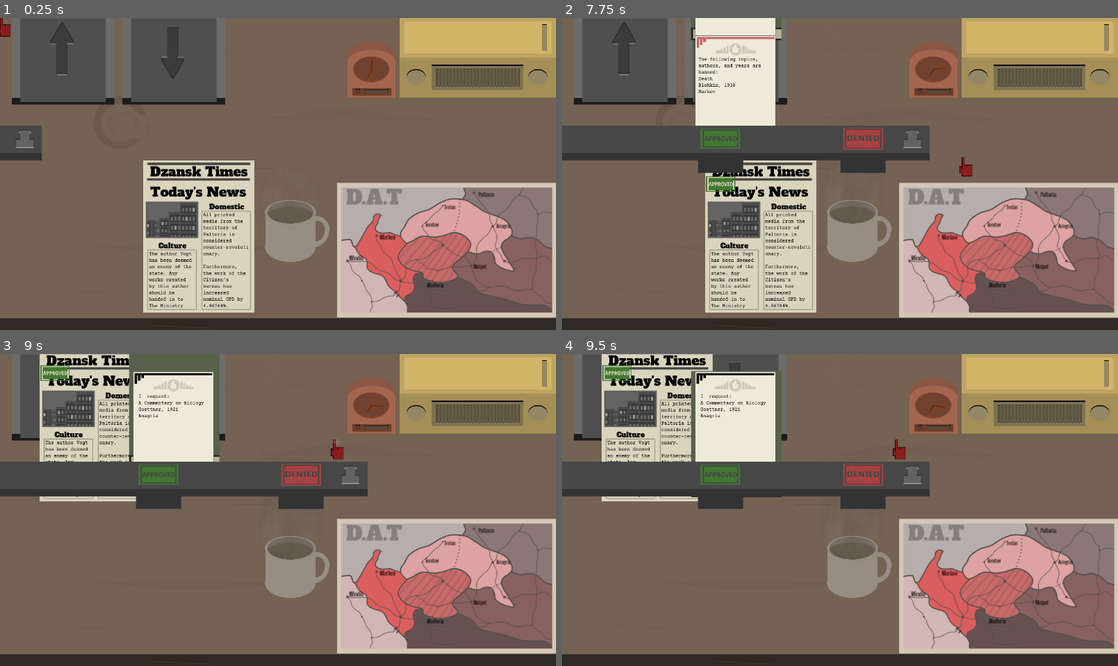
Above: before the commit, frames 1-4 (two rows, left to right).
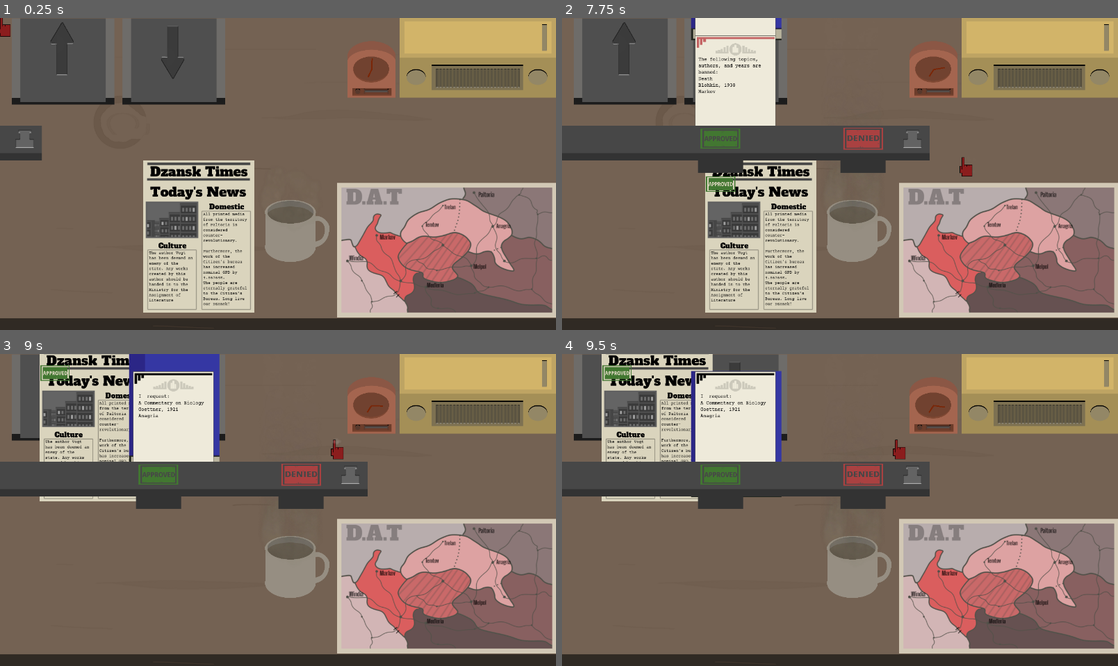
Above: after the commit, the same moments.

Repository: awindahl/gwj-27
Game: Godot game, scene res://TestBench.tscn
Two runs of this game, one before a commit and one after it. Both use one fixed random seed, a clock stepped at 60 frames per second and the inputs below.
Inputs (mouse positions are in pixels of both pictures, inside the frame that each line leads up to):
- Up to frame 1 (0.25 s): no input
- Up to frame 2 (7.75 s): click (1101, 77) at 0.5 s; click (979, 77) at 1.25 s; click (578, 139) at 2 s; click (1101, 77) at 2.75 s; click (979, 77) at 3.5 s; click (723, 139) at 4.27 s; click (1101, 77) at 5 s; click (979, 77) at 5.75 s; click (723, 139) at 6.52 s; tap Enter (ui_accept) at 7.25, 7.52 s; move the mouse to (962, 158) at 7.27 s; click (962, 158) at 7.35 s
- Up to frame 3 (9 s): drag from (166, 525) to (61, 378) at 8.02 s; move the mouse to (333, 441) at 8.77 s; click (333, 441) at 8.85 s
- Up to frame 4 (9.5 s): no input

The runs differ from the first frame. In frame 1, 1.4% of the frame differs, in the area x 26-45%, y 62-94%; in frame 2, 1.4%; in frame 3, 2.1%, in the area x 8-40%, y 0-46%; in frame 4, 1.2%.

Commit message:
added day stats

Diff:
--- a/OfficeTools/Book1.tscn
+++ b/OfficeTools/Book1.tscn
@@ -1,7 +1,6 @@
-[gd_scene load_steps=11 format=2]
+[gd_scene load_steps=10 format=2]
 
 [ext_resource path="res://Scripts/Book1.gd" type="Script" id=1]
-[ext_resource path="res://Assets/BookSmall.png" type="Texture" id=2]
 [ext_resource path="res://Assets/CourierPrime-Regular.ttf" type="DynamicFontData" id=3]
 [ext_resource path="res://Assets/pocket.png" type="Texture" id=4]
 
@@ -30,6 +29,7 @@
 }
 
 [node name="CollisionShape2D" type="CollisionShape2D" parent="."]
+visible = false
 position = Vector2( 2, 153 )
 shape = SubResource( 1 )
 disabled = true
@@ -41,7 +41,6 @@
 margin_bottom = 310.0
 rect_clip_content = true
 mouse_filter = 2
-texture = ExtResource( 2 )
 stretch_mode = 4
 __meta__ = {
 "_edit_use_anchors_": false
@@ -98,6 +97,7 @@
 collision_mask = 262144
 
 [node name="CollisionShape2D2" type="CollisionShape2D" parent="Sprite/Stamps/Pocket/TextureRect/Area2D"]
+visible = false
 shape = SubResource( 3 )
 
 [node name="SendOut" type="Area2D" parent="."]
--- a/Scripts/Book1.gd
+++ b/Scripts/Book1.gd
@@ -1,17 +1,36 @@
 extends Area2D
 
-var closed_sprite = preload("res://Assets/BookSmall.png")
+var closed_sprite
+var closed_sprite1 = preload("res://Assets/BookSmall.png")
+var closed_sprite2 = preload("res://Assets/BookSmallRed.png")
+var closed_sprite3 = preload("res://Assets/BookSmallBlue.png")
+
 var open_sprite = preload("res://Assets/OpenBookSmall.png")
 var status = -1
 var approved = ""
 var closed_pos = Vector2()
 var going_out = false
 var attributes = []
+var ordered_num
+var correct_request = false
 
 func _ready():
+	randomize()
+
 	for string in attributes:
 		$Sprite/Inside.text += string
 
+	var rand_num = randi()%3+1
+
+	match rand_num:
+		1:
+			closed_sprite = closed_sprite1
+		2:
+			closed_sprite = closed_sprite2
+		3:
+			closed_sprite = closed_sprite3
+
+	$Sprite.texture = closed_sprite
 
 func _input(event):
 	if event is InputEventMouseMotion:
@@ -39,6 +58,9 @@
 					area.get_parent().position = Vector2(3, -9)
 					area.get_parent().show_behind_parent = true
 					approved = area.get_parent().attributes[0]
+
+					if area.get_parent().ordered_num == ordered_num:
+						correct_request = true
 
 func _on_Button_button_up():
 	if closed_pos == position and status == -1 and get_parent().get_parent().selected == self:
--- a/Scripts/Clock.gd
+++ b/Scripts/Clock.gd
@@ -2,6 +2,5 @@
 
 
 func _process(delta):
-	print(get_parent().rules)
 	$ShortHand.rotation += 0.0055/20
 	$LongHand.rotation += 0.06/20
--- a/Scripts/InTray.gd
+++ b/Scripts/InTray.gd
@@ -6,6 +6,8 @@
 var book = preload("res://OfficeTools/Book1.tscn")
 var request = preload ("res://OfficeTools/Paper1.tscn")
 var random_request
+
+var num_request = 0
 
 var first_book_title_fact = [
 	"The Fundamentals of",
@@ -212,6 +214,9 @@
 	random_request = _randomize_request()
 	var new_book = book.instance()
 	var new_request = request.instance()
+	num_request += 1
+	new_book.ordered_num = num_request
+	new_request.ordered_num = num_request
 	new_request.info = random_request
 	new_book.attributes = random_request
 	get_parent().get_node("Papers, Please/YSort").add_child(new_book)
--- a/Scripts/NewsPaper.gd
+++ b/Scripts/NewsPaper.gd
@@ -45,7 +45,7 @@
 var bread1_2 = " has been deemed an enemy of the state. Any works created by this author should be handed in to The Ministry for the Assignment of Literature"
 
 var bread2_1 = "All printed media from the territory of "
-var bread2_2 = " is considered counter-revolutionary."
+var bread2_2 = " is considered counter- revolutionary."
 var bread2_3 = "Furthermore, the work of the Citizen's bureau has increased nominal GPD by "
 
 func _ready():
@@ -77,7 +77,7 @@
 	get_parent().get_parent().get_parent().rules += rules
 
 	$Sprite/Bread1.text = bread1_1 + rand_name + bread1_2
-	$Sprite/Bread2.text = bread2_1 + rand_reg + bread2_2 + "\n \n" + bread2_3 + var2str(rand_per) + "%."
+	$Sprite/Bread2.text = bread2_1 + rand_reg + bread2_2 + "\n \n" + bread2_3 + var2str(rand_per) + "%." + "\nThe people are eternally grateful to the Citizen's Bureau. Long live our Dzansk!"
 
 func _input(event):
 	if event is InputEventMouseMotion:
--- a/Scripts/Paper.gd
+++ b/Scripts/Paper.gd
@@ -4,6 +4,7 @@
 var info = []
 var going_out = false
 var in_book = false
+var ordered_num
 
 func _ready():
 	for string in info:
--- a/Scripts/Radio.gd
+++ b/Scripts/Radio.gd
@@ -2,8 +2,10 @@
 
 
 func _on_RightButton_pressed():
-	pass # Replace with function body.
+	if get_parent().get_node("Papers, Please").selected == null:
+		print("ABOGA")
 
 
 func _on_LeftButton_pressed():
-	pass # Replace with function body.
+	if get_parent().get_node("Papers, Please").selected == null:
+		print("ABOGA")
--- a/Scripts/TestBench.gd
+++ b/Scripts/TestBench.gd
@@ -14,30 +14,34 @@
 
 func _rule_parse(object):
 
-	if object.approved == "Approved":
+	if object.correct_request:
 
-		for rule in rules:
-			for attr in object.attributes:
-				if attr == rule:
-					#score -= 1
-					print("You fucked up")
-					did_good = false
-					break
+		if object.approved == "Approved":
 
-		if did_good:
-			print ("you did good")
+			for rule in rules:
+				for attr in object.attributes:
+					if attr == rule:
+						#score -= 1
+						print("You fucked up")
+						did_good = false
+						break
 
-	elif object.approved == "Denied":
+			if did_good:
+				print ("you did good")
 
-		for rule in rules:
-			for attr in object.attributes:
-				if attr == rule:
-					#score += 1
-					print("You did good")
-					did_bad = false
-					break
-		if did_bad:
-			print("you did bad")
+		elif object.approved == "Denied":
+
+			for rule in rules:
+				for attr in object.attributes:
+					if attr == rule:
+						#score += 1
+						print("You did good")
+						did_bad = false
+						break
+			if did_bad:
+				print("you did bad")
+	else:
+		print("wrong request")
 
 func _on_RewardTimer_timeout():
 	var new_slip = good_slip.instance()
@@ -57,4 +61,5 @@
 
 func _on_DayTime_timeout():
 	get_tree().paused = true
+	$AnimationPlayer.play("Fade to Black")
 	day += 1
--- a/TestBench.tscn
+++ b/TestBench.tscn
@@ -34,26 +34,177 @@
 extents = Vector2( 268.971, 164.784 )
 
 [sub_resource type="DynamicFont" id=5]
-size = 12
+size = 10
 font_data = ExtResource( 21 )
 
-[sub_resource type="DynamicFont" id=10]
+[sub_resource type="DynamicFont" id=6]
 size = 32
 font_data = ExtResource( 22 )
 
-[sub_resource type="DynamicFont" id=9]
+[sub_resource type="DynamicFont" id=7]
 size = 17
 font_data = ExtResource( 22 )
 
-[sub_resource type="DynamicFont" id=11]
+[sub_resource type="DynamicFont" id=8]
 size = 32
 font_data = ExtResource( 22 )
 
-[sub_resource type="RectangleShape2D" id=7]
+[sub_resource type="RectangleShape2D" id=9]
 extents = Vector2( 135.684, 187.715 )
 
-[sub_resource type="RectangleShape2D" id=8]
+[sub_resource type="RectangleShape2D" id=10]
 extents = Vector2( 685.044, 387.163 )
+
+[sub_resource type="DynamicFont" id=12]
+size = 32
+font_data = ExtResource( 22 )
+
+[sub_resource type="DynamicFont" id=13]
+outline_size = 1
+outline_color = Color( 0, 0, 0, 1 )
+font_data = ExtResource( 22 )
+
+[sub_resource type="DynamicFont" id=14]
+size = 32
+outline_size = 1
+outline_color = Color( 0, 0, 0, 1 )
+font_data = ExtResource( 22 )
+
+[sub_resource type="Animation" id=11]
+resource_name = "Fade to Black"
+length = 1.5
+tracks/0/type = "value"
+tracks/0/path = NodePath("VictoryScreen/ColorRect:modulate")
+tracks/0/interp = 1
+tracks/0/loop_wrap = true
+tracks/0/imported = false
+tracks/0/enabled = true
+tracks/0/keys = {
+"times": PoolRealArray( 0, 1 ),
+"transitions": PoolRealArray( 1, 1 ),
+"update": 0,
+"values": [ Color( 1, 1, 1, 0 ), Color( 1, 1, 1, 0.890196 ) ]
+}
+tracks/1/type = "value"
+tracks/1/path = NodePath("VictoryScreen/Header:visible")
+tracks/1/interp = 1
+tracks/1/loop_wrap = true
+tracks/1/imported = false
+tracks/1/enabled = true
+tracks/1/keys = {
+"times": PoolRealArray( 0, 1.1 ),
+"transitions": PoolRealArray( 1, 1 ),
+"update": 1,
+"values": [ false, true ]
+}
+tracks/2/type = "value"
+tracks/2/path = NodePath("VictoryScreen/Total:visible")
+tracks/2/interp = 1
+tracks/2/loop_wrap = true
+tracks/2/imported = false
+tracks/2/enabled = true
+tracks/2/keys = {
+"times": PoolRealArray( 0, 1.2 ),
+"transitions": PoolRealArray( 1, 1 ),
+"update": 1,
+"values": [ false, true ]
+}
+tracks/3/type = "value"
+tracks/3/path = NodePath("VictoryScreen/Fails:visible")
+tracks/3/interp = 1
+tracks/3/loop_wrap = true
+tracks/3/imported = false
+tracks/3/enabled = true
+tracks/3/keys = {
+"times": PoolRealArray( 0, 1.2 ),
+"transitions": PoolRealArray( 1, 1 ),
+"update": 1,
+"values": [ false, true ]
+}
+tracks/4/type = "value"
+tracks/4/path = NodePath("VictoryScreen/Success:visible")
+tracks/4/interp = 1
+tracks/4/loop_wrap = true
+tracks/4/imported = false
+tracks/4/enabled = true
+tracks/4/keys = {
+"times": PoolRealArray( 0, 1.2 ),
+"transitions": PoolRealArray( 1, 1 ),
+"update": 1,
+"values": [ false, true ]
+}
+tracks/5/type = "value"
+tracks/5/path = NodePath("VictoryScreen/Rank:visible")
+tracks/5/interp = 1
+tracks/5/loop_wrap = true
+tracks/5/imported = false
+tracks/5/enabled = true
+tracks/5/keys = {
+"times": PoolRealArray( 0, 1.2 ),
+"transitions": PoolRealArray( 1, 1 ),
+"update": 1,
+"values": [ false, true ]
+}
+tracks/6/type = "value"
+tracks/6/path = NodePath("VictoryScreen/RankNum:visible")
+tracks/6/interp = 1
+tracks/6/loop_wrap = true
+tracks/6/imported = false
+tracks/6/enabled = true
+tracks/6/keys = {
+"times": PoolRealArray( 0, 1.5 ),
+"transitions": PoolRealArray( 1, 1 ),
+"update": 1,
+"values": [ false, true ]
+}
+tracks/7/type = "value"
+tracks/7/path = NodePath("VictoryScreen/SuccessNum:visible")
+tracks/7/interp = 1
+tracks/7/loop_wrap = true
+tracks/7/imported = false
+tracks/7/enabled = true
+tracks/7/keys = {
+"times": PoolRealArray( 0, 1.5 ),
+"transitions": PoolRealArray( 1, 1 ),
+"update": 1,
+"values": [ false, true ]
+}
+tracks/8/type = "value"
+tracks/8/path = NodePath("VictoryScreen/FailNum:visible")
+tracks/8/interp = 1
+tracks/8/loop_wrap = true
+tracks/8/imported = false
+tracks/8/enabled = true
+tracks/8/keys = {
+"times": PoolRealArray( 0, 1.5 ),
+"transitions": PoolRealArray( 1, 1 ),
+"update": 1,
+"values": [ false, true ]
+}
+tracks/9/type = "value"
+tracks/9/path = NodePath("VictoryScreen/TotalNum:visible")
+tracks/9/interp = 1
+tracks/9/loop_wrap = true
+tracks/9/imported = false
+tracks/9/enabled = true
+tracks/9/keys = {
+"times": PoolRealArray( 0, 1.5 ),
+"transitions": PoolRealArray( 1, 1 ),
+"update": 1,
+"values": [ false, true ]
+}
+tracks/10/type = "value"
+tracks/10/path = NodePath("VictoryScreen/Button:visible")
+tracks/10/interp = 1
+tracks/10/loop_wrap = true
+tracks/10/imported = false
+tracks/10/enabled = true
+tracks/10/keys = {
+"times": PoolRealArray( 0, 1.5 ),
+"transitions": PoolRealArray( 1, 1 ),
+"update": 1,
+"values": [ false, true ]
+}
 
 [node name="TestBench" type="Node2D"]
 pause_mode = 1
@@ -229,9 +380,9 @@
 
 [node name="Bread1" type="RichTextLabel" parent="Papers, Please/YSort/NewsPaper/Sprite"]
 margin_left = 14.0
-margin_top = 223.0
+margin_top = 222.0
 margin_right = 128.0
-margin_bottom = 366.0
+margin_bottom = 365.0
 custom_fonts/normal_font = SubResource( 5 )
 custom_colors/default_color = Color( 0, 0, 0, 1 )
 scroll_active = false
@@ -256,7 +407,7 @@
 margin_top = 5.0
 margin_right = 270.0
 margin_bottom = 42.0
-custom_fonts/normal_font = SubResource( 10 )
+custom_fonts/normal_font = SubResource( 6 )
 custom_colors/default_color = Color( 0, 0, 0, 1 )
 text = "Dzansk Times"
 scroll_active = false
@@ -295,7 +446,7 @@
 margin_top = 55.0
 margin_right = 256.0
 margin_bottom = 100.0
-custom_fonts/normal_font = SubResource( 11 )
+custom_fonts/normal_font = SubResource( 8 )
 custom_colors/default_color = Color( 0, 0, 0, 1 )
 text = "Today's News"
 scroll_active = false
@@ -343,25 +494,9 @@
 wait_time = 3.0
 one_shot = true
 
-[node name="Mouse" type="Node2D" parent="."]
-pause_mode = 2
-z_index = 1000
-script = ExtResource( 15 )
-
-[node name="Sprite" type="Sprite" parent="Mouse"]
-position = Vector2( 2, 2 )
-scale = Vector2( 0.2, 0.2 )
-texture = ExtResource( 10 )
-offset = Vector2( 35.158, 90.747 )
-
-[node name="DayTime" type="Timer" parent="."]
-wait_time = 351.0
-one_shot = true
-autostart = true
-
-[node name="CanvasLayer" type="CanvasLayer" parent="."]
-
-[node name="ColorRect" type="ColorRect" parent="CanvasLayer"]
+[node name="VictoryScreen" type="CanvasLayer" parent="."]
+
+[node name="ColorRect" type="ColorRect" parent="VictoryScreen"]
 modulate = Color( 1, 1, 1, 0 )
 margin_right = 1366.0
 margin_bottom = 768.0
@@ -371,6 +506,180 @@
 "_edit_lock_": true,
 "_edit_use_anchors_": false
 }
+
+[node name="Header" type="Label" parent="VictoryScreen"]
+visible = false
+anchor_top = 0.5
+anchor_right = 1.0
+anchor_bottom = 0.5
+margin_top = -238.5
+margin_bottom = -193.5
+custom_fonts/font = SubResource( 12 )
+text = "Good work Comrade."
+align = 1
+__meta__ = {
+"_edit_use_anchors_": false
+}
+
+[node name="Total" type="Label" parent="VictoryScreen"]
+visible = false
+anchor_top = 0.5
+anchor_right = 1.0
+anchor_bottom = 0.5
+margin_left = 434.0
+margin_top = -120.0
+margin_right = -700.0
+margin_bottom = -97.0
+custom_fonts/font = SubResource( 13 )
+text = "Number of Requests Filed: "
+align = 1
+__meta__ = {
+"_edit_use_anchors_": false
+}
+
+[node name="TotalNum" type="Label" parent="VictoryScreen"]
+visible = false
+anchor_top = 0.5
+anchor_right = 1.0
+anchor_bottom = 0.5
+margin_left = 882.0
+margin_top = -120.0
+margin_right = -252.0
+margin_bottom = -97.0
+custom_fonts/font = SubResource( 13 )
+text = "0"
+__meta__ = {
+"_edit_use_anchors_": false
+}
+
+[node name="FailNum" type="Label" parent="VictoryScreen"]
+visible = false
+anchor_top = 0.5
+anchor_right = 1.0
+anchor_bottom = 0.5
+margin_left = 882.0
+margin_top = -96.0
+margin_right = -252.0
+margin_bottom = -73.0
+custom_fonts/font = SubResource( 13 )
+text = "0"
+__meta__ = {
+"_edit_use_anchors_": false
+}
+
+[node name="SuccessNum" type="Label" parent="VictoryScreen"]
+visible = false
+anchor_top = 0.5
+anchor_right = 1.0
+anchor_bottom = 0.5
+margin_left = 882.0
+margin_top = -72.0
+margin_right = -252.0
+margin_bottom = -49.0
+custom_fonts/font = SubResource( 13 )
+text = "0"
+__meta__ = {
+"_edit_use_anchors_": false
+}
+
+[node name="RankNum" type="Label" parent="VictoryScreen"]
+visible = false
+anchor_top = 0.5
+anchor_right = 1.0
+anchor_bottom = 0.5
+margin_left = 882.0
+margin_top = -7.0
+margin_right = -252.0
+margin_bottom = 16.0
+custom_fonts/font = SubResource( 13 )
+text = "0"
+__meta__ = {
+"_edit_use_anchors_": false
+}
+
+[node name="Fails" type="Label" parent="VictoryScreen"]
+visible = false
+anchor_top = 0.5
+anchor_right = 1.0
+anchor_bottom = 0.5
+margin_left = 434.0
+margin_top = -96.0
+margin_right = -690.0
+margin_bottom = -73.0
+custom_fonts/font = SubResource( 13 )
+text = "Number of Failed Requests: "
+align = 1
+__meta__ = {
+"_edit_use_anchors_": false
+}
+
+[node name="Success" type="Label" parent="VictoryScreen"]
+visible = false
+anchor_top = 0.5
+anchor_right = 1.0
+anchor_bottom = 0.5
+margin_left = 434.0
+margin_top = -72.0
+margin_right = -654.0
+margin_bottom = -49.0
+custom_fonts/font = SubResource( 13 )
+text = "Number of Successful Requests: "
+align = 1
+__meta__ = {
+"_edit_use_anchors_": false
+}
+
+[node name="Rank" type="Label" parent="VictoryScreen"]
+visible = false
+anchor_top = 0.5
+anchor_right = 1.0
+anchor_bottom = 0.5
+margin_left = 434.0
+margin_top = -7.0
+margin_right = -727.0
+margin_bottom = 16.0
+custom_fonts/font = SubResource( 13 )
+text = "Current Party Ranking: "
+align = 1
+__meta__ = {
+"_edit_use_anchors_": false
+}
+
+[node name="Button" type="Button" parent="VictoryScreen"]
+visible = false
+anchor_left = 0.5
+anchor_top = 0.5
+anchor_right = 0.5
+anchor_bottom = 0.5
+margin_left = -101.0
+margin_top = 78.0
+margin_right = 145.0
+margin_bottom = 144.0
+custom_fonts/font = SubResource( 14 )
+text = "Walk Home"
+__meta__ = {
+"_edit_use_anchors_": false
+}
+
+[node name="Mouse" type="Node2D" parent="VictoryScreen"]
+pause_mode = 2
+z_index = 1000
+script = ExtResource( 15 )
+
+[node name="Sprite" type="Sprite" parent="VictoryScreen/Mouse"]
+position = Vector2( 2, 2 )
+scale = Vector2( 0.2, 0.2 )
+texture = ExtResource( 10 )
+offset = Vector2( 35.158, 90.747 )
+
+[node name="DayTime" type="Timer" parent="."]
+wait_time = 351.0
+one_shot = true
+autostart = true
+
+[node name="AnimationPlayer" type="AnimationPlayer" parent="."]
+pause_mode = 2
+"anims/Fade to Black" = SubResource( 11 )
 [connection signal="pressed" from="Radio/RightButton" to="Radio" method="_on_RightButton_pressed"]
 [connection signal="pressed" from="Radio/LeftButton" to="Radio" method="_on_LeftButton_pressed"]
 [connection signal="timeout" from="InTray/RulesTimer" to="InTray" method="_on_RulesTimer_timeout"]
Binary file added: Assets/BookSmallBlue.png
Not shown, added: Assets/BookSmallBlue.png.import
Binary file added: Assets/BookSmallRed.png
Not shown, added: Assets/BookSmallRed.png.import
Binary file changed: Assets/Title.png
Not shown: 5 places in TestBench.tscn that only renumber resources
Not shown, added: Assets/BookSmallBlue.png~
Not shown, added: Assets/BookSmallRed.png~
